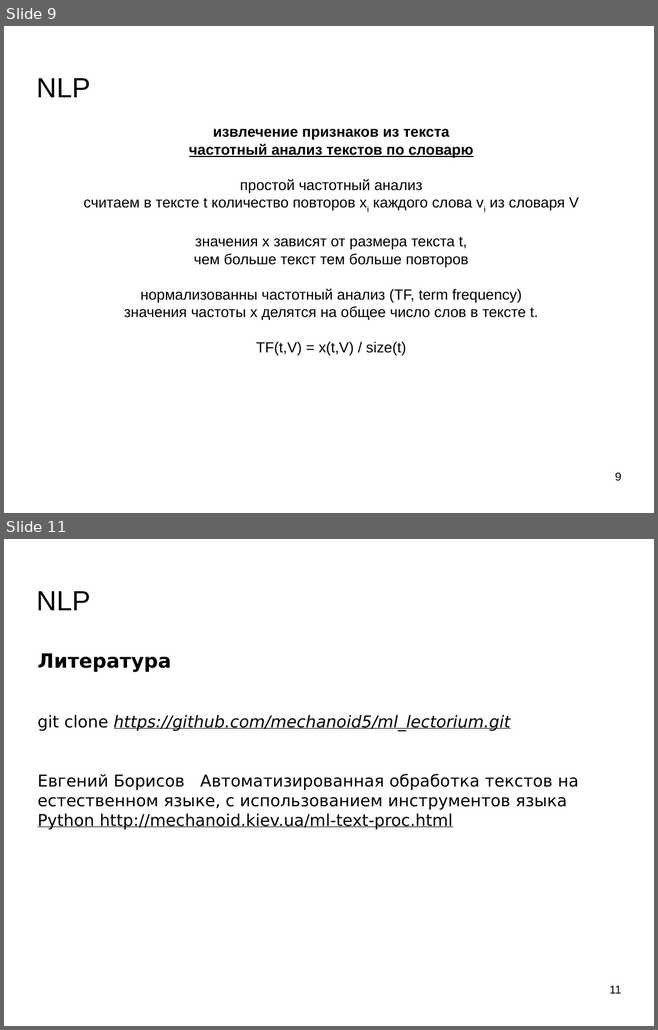
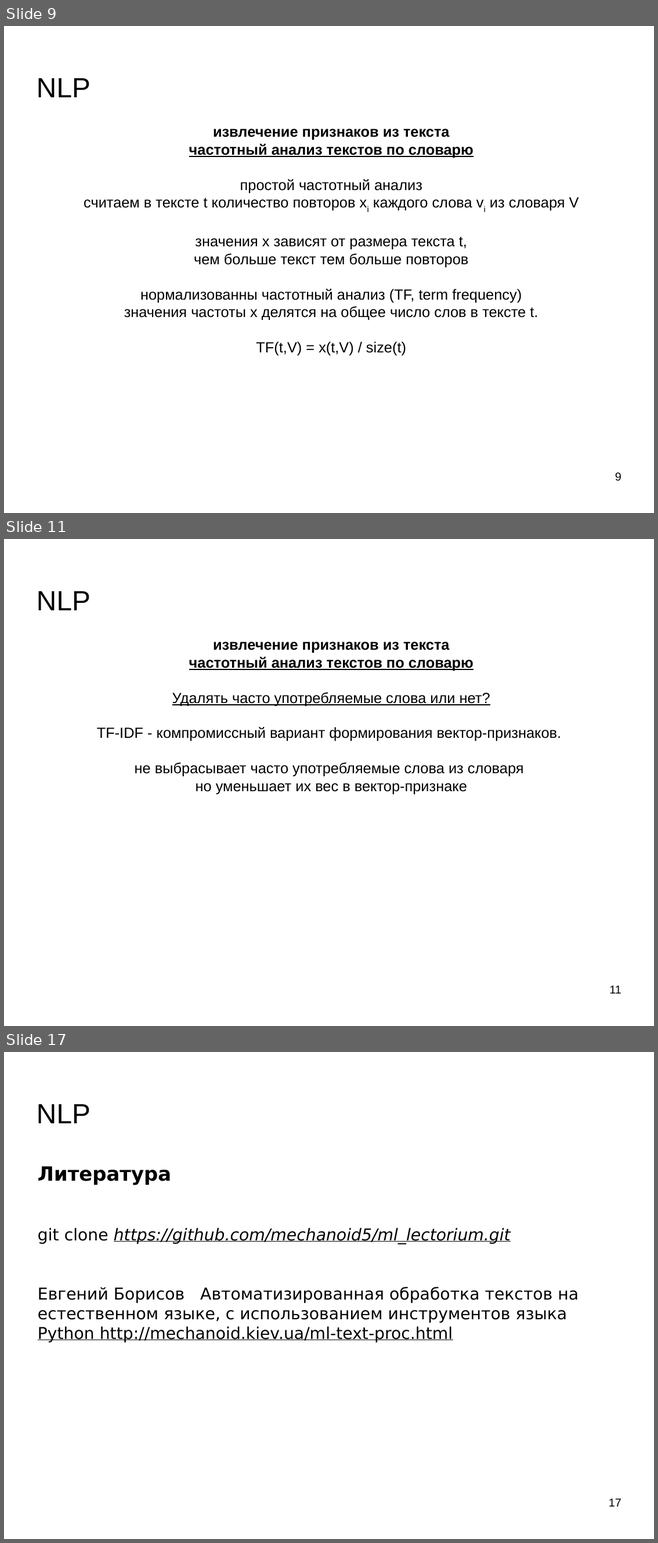
Before and after one commit to mechanoid5/ml_lectorium_legacy, a slide deck: 13-text-proc.odp. Shown one above the other, each under a label of ours: slides 9 and 11 before the commit, slides 9, 11 and 17 after it; the slides between them are not shown. The pictures are 658x1030 and 658x1543 pixels, drawn with LibreOffice and Linux fonts; fonts in the diff are those of the drawing; background and template pictures are left out. Boxes give left, top, right and bottom in pixels: in the first picture for what was removed or moved away, otherwise in the second. Text is boxed around its words. In the diff, an @@ line names an element or a change of style, - is before the commit and + after.

```diff
--- a/13-text-proc.odp
+++ b/13-text-proc.odp
@@ slide 11 added at (4, 539, 654, 1026), background picture (left out) @@
@@ title added at (36, 591, 90, 610), 33.9 pt, text #000000 @@
+NLP
@@ text added at (97, 642, 561, 794), 18 pt, text #000000 @@
+извлечение признаков из текста
+частотный анализ текстов по словарю
+Удалять часто употребляемые слова или нет?
+TF-IDF - компромиссный вариант формирования вектор-признаков.
+не выбрасывает часто употребляемые слова из словаря
+но уменьшает их вес в вектор-признаке
@@ page number added at (609, 986, 621, 994), 14 pt, text #000000 @@
+11
@@ what was slide 11 is now slide 17 @@
@@ page number at (608, 1499, 621, 1507): text changed @@
-11
+17
```
Also in this commit, not shown: 6 slides changed, 5 other slides added, 7 other files.
